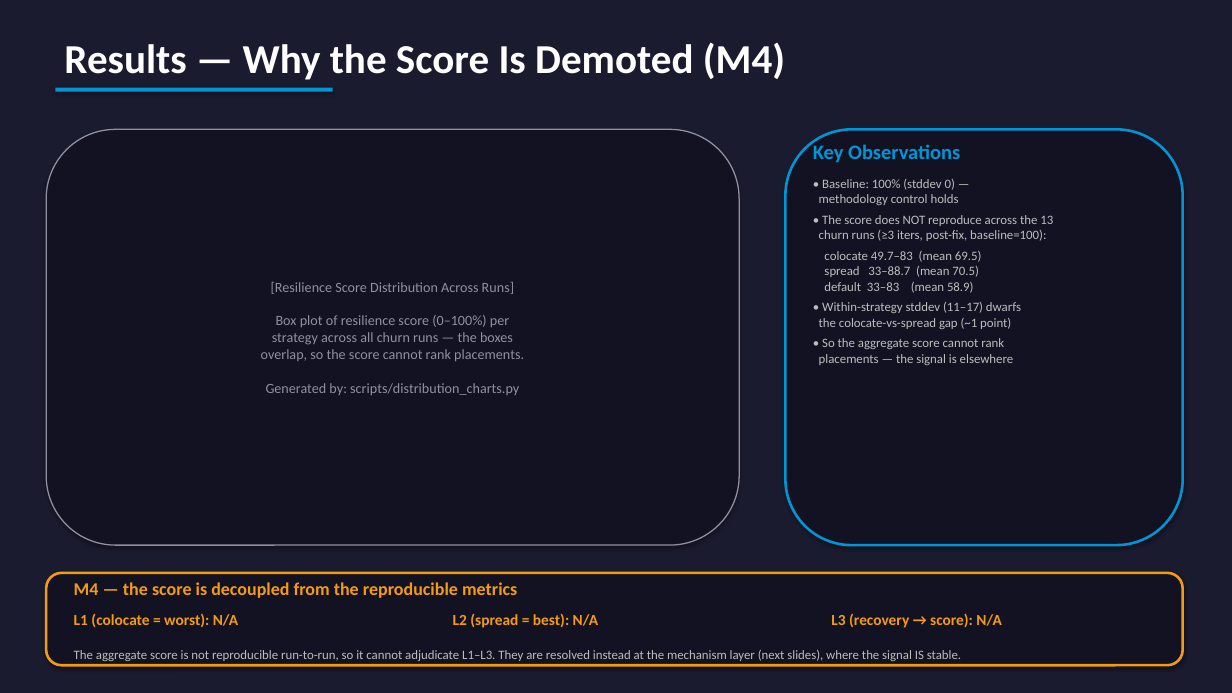
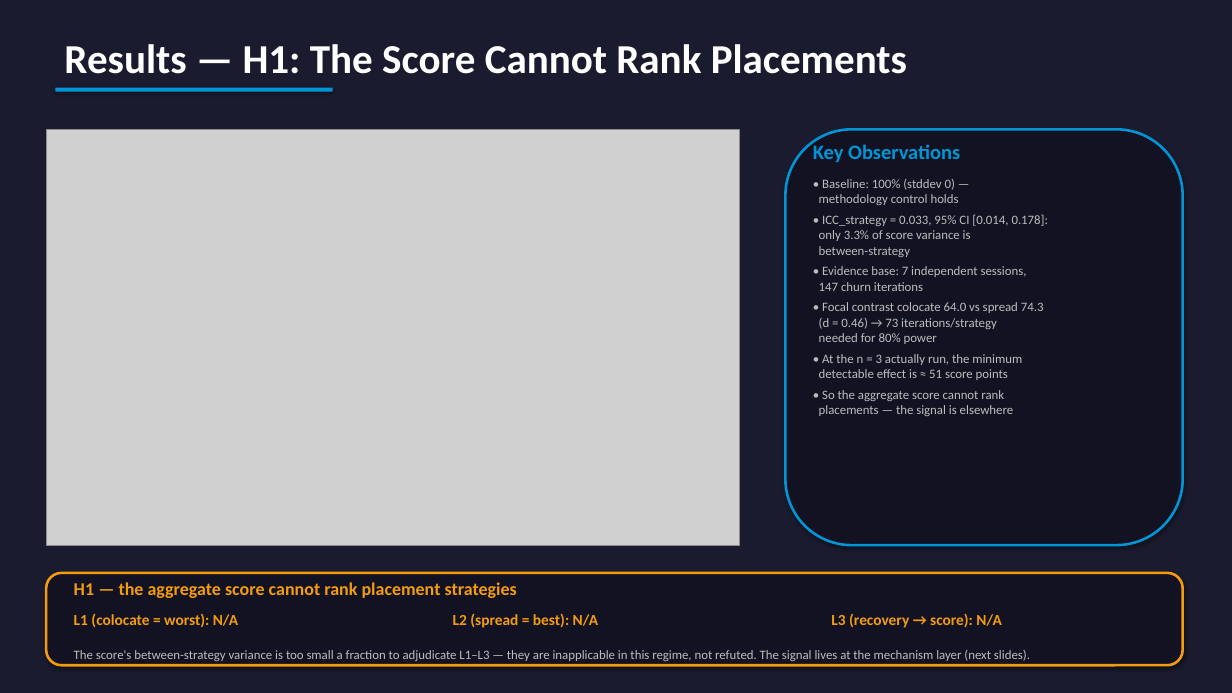
Before and after one commit to yhu02/uva-msc-thesis, a slide deck: slide 9 of ChaosProbe_Presentation.pptx. Drawn at 1232x693 pixels with LibreOffice and Linux fonts; fonts in the diff are those of the drawing; grey boxes stand for pictures. Boxes give left, top, right and bottom in pixels: in the first picture for what was removed or moved away, otherwise in the second. Text is boxed around its words. In the diff, an @@ line names an element or a change of style, - is before the commit and + after.

```diff
--- a/ChaosProbe_Presentation.pptx
+++ b/ChaosProbe_Presentation.pptx
@@ text at (64, 44, 907, 74): text changed @@
-Results — Why the Score Is Demoted (M4)
+Results — H1: The Score Cannot Rank Placements
@@ rounded rectangle removed at (46, 129, 739, 545) @@
-[Resilience Score Distribution Across Runs]
-Box plot of resilience score (0–100%) per
-strategy across all churn runs — the boxes
-overlap, so the score cannot rank placements.
-Generated by: scripts/distribution_charts.py
@@ picture added at (46, 129, 739, 545) @@
@@ text at (819, 214, 1049, 380): text changed @@
-• The score does NOT reproduce across the 13
-churn runs (≥3 iters, post-fix, baseline=100):
-colocate 49.7–83 (mean 69.5)
-spread 33–88.7 (mean 70.5)
-default 33–83 (mean 58.9)
-• Within-strategy stddev (11–17) dwarfs
-the colocate-vs-spread gap (~1 point)
+• ICC_strategy = 0.033, 95% CI [0.014, 0.178]:
+only 3.3% of score variance is
+between-strategy
+• Evidence base: 7 independent sessions,
+147 churn iterations
+• Focal contrast colocate 64.0 vs spread 74.3
+(d = 0.46) → 73 iterations/strategy
+needed for 80% power
+• At the n = 3 actually run, the minimum
+detectable effect is ≈ 51 score points
@@ text at (74, 582, 517, 598): text changed @@
-M4 — the score is decoupled from the reproducible metrics
+H1 — the aggregate score cannot rank placement strategies
@@ text at (74, 650, 1030, 661): text changed @@
-The aggregate score is not reproducible run-to-run, so it cannot adjudicate L1–L3. They are resolved instead at the mechanism layer (next slides), where the signal IS stable.
+The score's between-strategy variance is too small a fraction to adjudicate L1–L3 — they are inapplicable in this regime, not refuted. The signal lives at the mechanism layer (next slides).
```
Also in this commit, not shown: 6 other slides changed, 7 slides added, 5 slides removed.
